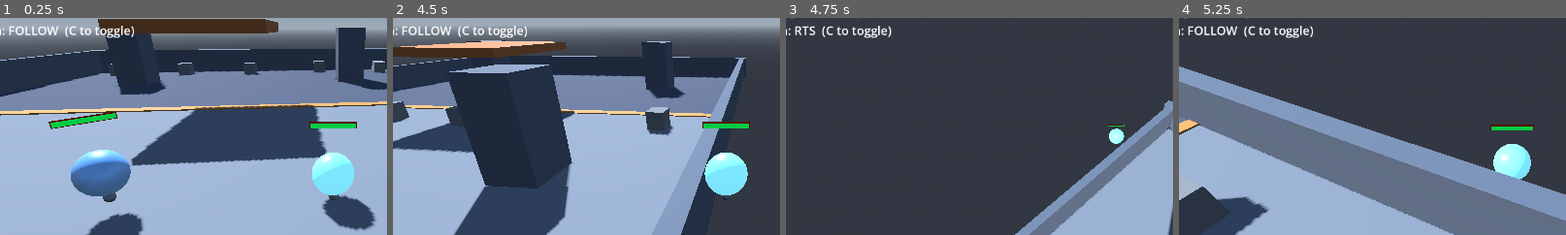
Above: before the commit, frames 1-4 (left to right).
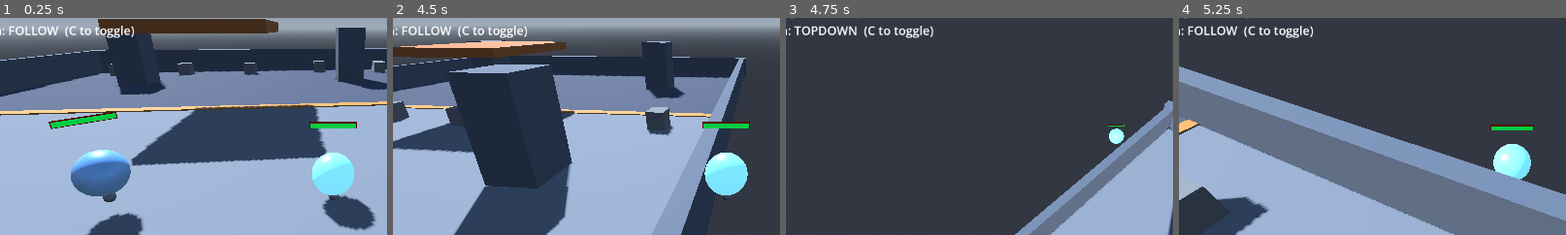
Above: after the commit, the same moments.

Repository: Thiiamas/Spheres
Game: Godot game, scene res://Main.tscn
Two runs of this game, one before a commit and one after it. Both use one fixed random seed, a clock stepped at 60 frames per second and the inputs below.
Inputs (mouse positions are % of the whole screen's width and height, from its top left):
- Up to frame 1 (0.25 s): no input
- Up to frame 2 (4.5 s): tap Enter (ui_accept) at 0.5 s; move the mouse to (55, 50) at 0.52 s; hold D (move_right) 0.53-1.28 s; tap A (attack) at 0.6 s; tap Space (jump) at 0.77, 1.52, 3.02, 3.77 s; tap Shift (boost) at 0.8, 1.35 s; move the mouse to (45, 50) at 1.27 s; hold S (move_back) 1.28-2.03 s; tap Down (cam_pan_down) at 1.55, 2.1 s; move the mouse to (52, 48) at 2.02 s; hold D (move_right) 2.03-3.53 s; tap Left (cam_pan_left) at 2.3, 2.85 s; move the mouse to (49, 52) at 2.77 s; tap Right (cam_pan_right) at 3.05, 3.6 s; move the mouse to (57, 51) at 3.52 s; hold Q (move_left) from 3.53 s (still down); tap Up (cam_pan_up) at 3.8, 4.35 s; move the mouse to (42, 49) at 4.27 s
- Up to frame 3 (4.75 s): keep holding Q (move_left); tap Space (jump) at 4.52 s; tap C (camera_toggle) at 4.55 s
- Up to frame 4 (5.25 s): move the mouse to (55, 50) at 5.02 s; release Q (move_left) at 5.03 s; hold S (move_back) from 5.03 s (still down); hold C (camera_toggle) from 5.03 s (still down); click (55, 50) at 5.17 s
The pictures show only the part of the screen within x 7-57%, y 23-73%; the shares and areas given below are measured in that part.

Frames 1-2 are identical in both runs. In frame 3, 1.1% of the frame differs, in the area x 2-39%, y 3-10%; in frame 4, nothing differs.

Commit message:
Phase 5.3: data-driven camera (SphereCamera -> CameraRig + CameraConfig .tres)
The camera no longer hardcodes a FOLLOW/RTS enum: it applies whatever
CameraConfig the possessed entity's Controllable exposes, and "camera_toggle"
(C) cycles the entity's configs. The two historical modes become data —
sphere_follow.tres and sphere_rts.tres, assigned on the SphereControllable of
Sphere.tscn and the TestScene ball. Wheel zoom stays rig state (seeded from
the first topdown config, then clamped) so it survives cycling and transfers,
matching the old export behaviour. Script renamed with its uid preserved.

Co-Authored-By: Claude Opus 4.8 <noreply@anthropic.com>

Diff:
--- a/AimStrategy.gd
+++ b/AimStrategy.gd
@@ -3,7 +3,7 @@
 
 ## Strategy pattern: turn the player's current pointing into a world-space aim
 ## point for the active sphere's attack. The concrete strategy depends on the
-## camera mode (chosen by SphereCamera): RTS uses the free mouse cursor, FOLLOW
+## camera mode (chosen by CameraRig): topdown uses the free mouse cursor, follow
 ## uses the screen centre because the mouse is captured for reactor aiming.
 ##
 ## Subclasses only decide *which screen point* to aim through; the screen→world
--- /dev/null
+++ b/CameraRig.gd
@@ -0,0 +1,234 @@
+extends Camera3D
+class_name CameraRig
+
+## The single scene camera, reconfigured per possessed entity (data-driven).
+## Behaviour comes from CameraConfig resources exposed by the possessed
+## entity's Controllable: index 0 is applied on possession and "camera_toggle"
+## (C / gamepad Select) cycles through the entity's configs.
+##
+## Modes (CameraConfig.mode):
+##   &"follow"  - smooth chase cam trailing the entity based on reactor yaw.
+##                Mouse is captured for aiming.
+##   &"topdown" - high, angled, StarCraft/LoL-style overhead view that follows
+##                the entity. The mouse is freed and used to aim the reactor;
+##                zoom with the mouse wheel. Free-panning is available via
+##                exports but off by default.
+##   &"fixed"   - the camera stays where it is and only looks at the entity.
+
+@export_group("Targets")
+@export var target: Node3D   ## The entity to follow / center on.
+@export var reactor: Reactor ## Source of orbit yaw in follow mode (spheres only).
+
+@export_group("Topdown behaviour")
+## Pan units/sec (scaled up when zoomed out). Only used when not following.
+@export var pan_speed: float = 22.0
+## Pixels from a screen edge that start scrolling.
+@export var edge_margin: float = 18.0
+## Mouse-edge panning. Off so the mouse only aims the reactor.
+@export var edge_scroll: bool = false
+## Snap focus to the entity when entering topdown.
+@export var recenter_on_enter: bool = true
+## Camera tracks the entity instead of free-panning.
+@export var follow_target: bool = true
+
+## The configuration currently applied (null until the first possession).
+var config: CameraConfig = null
+
+# Zoom is RIG state, not config state: the player's wheel zoom survives config
+# cycling and possession transfers (as it did when it was an export). It is
+# seeded from the first topdown config applied, then only clamped.
+var _zoom: float = -1.0
+# The ground point the topdown camera looks at.
+var _rts_focus: Vector3 = Vector3.ZERO
+const _ZOOM_REF: float = 18.0 # zoom at which pan_speed is unscaled
+
+# How the active entity's attack resolves "where the mouse points", swapped per
+# camera mode (Strategy pattern). See AimStrategy.
+var _aim_strategy: AimStrategy = ScreenCenterAim.new()
+
+# The possessed entity's contract — supplies the camera configs we cycle.
+var _active: Controllable = null
+
+
+func _ready() -> void:
+	# The possession layer asks us where the player is aiming (world_cursor)
+	# when it builds each frame's InputContext.
+	Consciousness.camera_rig = self
+
+	# Follow whichever entity the consciousness currently inhabits, and keep up
+	# as control transfers between entities.
+	Consciousness.active_changed.connect(_on_active_changed)
+	if Consciousness.active() != null:
+		_on_active_changed(Consciousness.active())
+
+	# Until an entity supplies a config (activation is deferred one frame),
+	# behave like a default chase cam.
+	if config == null:
+		apply_config(CameraConfig.new())
+
+
+## Retarget onto the newly possessed entity: track it, apply its camera config
+## and, when it's a sphere, read its reactor for orbit / cursor aiming and let
+## it know which camera drives its camera-relative rolling.
+func _on_active_changed(controllable: Controllable) -> void:
+	_active = controllable
+	target = controllable.entity as Node3D
+	var sphere := controllable.entity as SphereController
+	reactor = sphere.get_reactor() if sphere != null else null
+	if sphere != null:
+		sphere.bind_camera(self)
+
+	var cfg := controllable.get_camera_config()
+	apply_config(cfg if cfg != null else config)
+
+
+func _input(event: InputEvent) -> void:
+	if event.is_action_pressed("camera_toggle"):
+		# Cycle the possessed entity's camera configs (entities with a single
+		# config simply keep it).
+		if _active != null:
+			var cfg := _active.cycle_camera_config()
+			if cfg != null:
+				apply_config(cfg)
+		return
+
+	# Mouse-wheel zoom, topdown only.
+	if config != null and config.mode == &"topdown" \
+			and event is InputEventMouseButton and event.pressed:
+		if event.button_index == MOUSE_BUTTON_WHEEL_UP:
+			_zoom = clampf(_zoom - config.zoom_step, config.zoom_min, config.zoom_max)
+		elif event.button_index == MOUSE_BUTTON_WHEEL_DOWN:
+			_zoom = clampf(_zoom + config.zoom_step, config.zoom_min, config.zoom_max)
+
+
+## Reconfigure the rig from data. Follow captures the mouse (for aiming) and
+## lets the reactor read mouse/stick; anything else frees the mouse (cursor
+## aim) and hands reactor aim to us.
+func apply_config(cfg: CameraConfig) -> void:
+	if cfg == null:
+		return
+	config = cfg
+	fov = cfg.fov
+
+	var is_follow := cfg.mode == &"follow"
+	Input.mouse_mode = Input.MOUSE_MODE_CAPTURED if is_follow else Input.MOUSE_MODE_VISIBLE
+	if reactor != null:
+		reactor.external_aim = not is_follow
+	# Follow aims through the screen centre; the rest through the free cursor.
+	_aim_strategy = ScreenCenterAim.new() if is_follow else MouseCursorAim.new()
+
+	if cfg.mode == &"topdown":
+		if _zoom < 0.0:
+			_zoom = cfg.zoom # first topdown ever: seed from data
+		_zoom = clampf(_zoom, cfg.zoom_min, cfg.zoom_max)
+		if recenter_on_enter and target != null:
+			_rts_focus = target.global_position
+
+
+## Resolve where the active entity should shoot, based on the current mouse
+## pointing and camera mode. Delegated to the mode's AimStrategy.
+func get_aim_target(origin: Vector3) -> Vector3:
+	return _aim_strategy.resolve(self, origin)
+
+
+func _physics_process(delta: float) -> void:
+	if config == null or target == null or not is_instance_valid(target):
+		return
+	match config.mode:
+		&"follow":
+			_update_follow(delta)
+		&"topdown":
+			_update_topdown(delta)
+		&"fixed":
+			_update_fixed()
+
+
+## The horizontal yaw the player is "looking along" in the current mode. The
+## sphere controller uses this so ground movement is camera-relative the same
+## way in every mode: follow trails the reactor aim, topdown uses its fixed
+## compass yaw.
+func get_view_yaw() -> float:
+	if config != null and config.mode == &"topdown":
+		return config.yaw
+	return reactor.yaw if reactor else 0.0
+
+
+func _update_follow(delta: float) -> void:
+	var aim_yaw := reactor.yaw if reactor else 0.0
+	var offset := Basis(Vector3.UP, deg_to_rad(aim_yaw)) \
+		* Vector3(0.0, config.height, config.follow_distance)
+	var desired := target.global_position + offset
+
+	var t := 1.0 - exp(-config.follow_speed * delta)
+	global_position = global_position.lerp(desired, t)
+	look_at(target.global_position + Vector3.UP * config.look_height, Vector3.UP)
+
+
+func _update_topdown(delta: float) -> void:
+	if follow_target:
+		_rts_focus = _rts_focus.lerp(target.global_position, 1.0 - exp(-4.0 * delta))
+	else:
+		_apply_pan(delta)
+
+	# Place the camera up-and-back from the focus point at the configured tilt.
+	var p := deg_to_rad(config.pitch)
+	var flat := cos(p) * _zoom # horizontal distance from focus
+	var up := sin(p) * _zoom   # height above focus
+	var offset := Basis(Vector3.UP, deg_to_rad(config.yaw)) * Vector3(0.0, up, flat)
+
+	global_position = _rts_focus + offset
+	look_at(_rts_focus, Vector3.UP)
+
+	_aim_reactor_at_cursor()
+
+
+## Fixed camera: stay put, keep the entity in view.
+func _update_fixed() -> void:
+	look_at(target.global_position + Vector3.UP * config.look_height, Vector3.UP)
+
+
+## Project the mouse cursor onto a horizontal plane at the entity's height and
+## point the reactor toward it, so boosting flies the ball toward the cursor.
+func _aim_reactor_at_cursor() -> void:
+	if reactor == null:
+		return
+	var view_size := get_viewport().get_visible_rect().size
+	var m := get_viewport().get_mouse_position()
+	if m.x < 0.0 or m.y < 0.0 or m.x > view_size.x or m.y > view_size.y:
+		return # cursor outside the window; keep last aim
+
+	var ray_from := project_ray_origin(m)
+	var ray_dir := project_ray_normal(m)
+	var ground := Plane(Vector3.UP, target.global_position.y)
+	var hit = ground.intersects_ray(ray_from, ray_dir)
+	if hit != null:
+		reactor.aim_toward(hit)
+
+
+func _apply_pan(delta: float) -> void:
+	var pan := Vector2(
+		Input.get_axis("cam_pan_left", "cam_pan_right"),
+		Input.get_axis("cam_pan_up", "cam_pan_down")
+	)
+
+	if edge_scroll and Input.mouse_mode == Input.MOUSE_MODE_VISIBLE:
+		var view_size := get_viewport().get_visible_rect().size
+		var m := get_viewport().get_mouse_position()
+		# Only react when the cursor is actually inside the window.
+		if m.x >= 0.0 and m.y >= 0.0 and m.x <= view_size.x and m.y <= view_size.y:
+			if m.x < edge_margin:
+				pan.x -= 1.0
+			elif m.x > view_size.x - edge_margin:
+				pan.x += 1.0
+			if m.y < edge_margin:
+				pan.y -= 1.0
+			elif m.y > view_size.y - edge_margin:
+				pan.y += 1.0
+
+	if pan == Vector2.ZERO:
+		return
+
+	pan = pan.limit_length(1.0)
+	# Pan in the camera's compass plane; move faster when zoomed further out.
+	var move := Basis(Vector3.UP, deg_to_rad(config.yaw)) * Vector3(pan.x, 0.0, pan.y)
+	_rts_focus += move * pan_speed * (_zoom / _ZOOM_REF) * delta
--- a/Consciousness.gd
+++ b/Consciousness.gd
@@ -19,8 +19,9 @@
 var entities: Array[Controllable] = []
 var current_index: int = 0
 
-## The camera that resolves "where is the player aiming" (world_cursor).
-## Registers itself in its _ready. Untyped: SphereCamera today, CameraRig later.
+## The camera (CameraRig) that resolves "where is the player aiming"
+## (world_cursor). Registers itself in its _ready. Kept untyped so this
+## autoload has no hard dependency on the rig's class.
 var camera_rig = null
 
 ## The InputContext pushed to the active entity this frame (null when nothing
--- a/HUD.gd
+++ b/HUD.gd
@@ -5,7 +5,7 @@
 
 @export var ball: SphereController
 @export var reactor: Reactor
-@export var camera: SphereCamera
+@export var camera: CameraRig
 
 
 func _ready() -> void:
@@ -51,8 +51,7 @@
 	lines.append("Speed: %.1f m/s" % ball.linear_velocity.length())
 	if reactor != null:
 		lines.append("Reactor yaw: %.0f°  pitch: %.0f°" % [reactor.yaw, reactor.pitch])
-	if camera != null:
-		var cam_mode: String = SphereCamera.Mode.keys()[camera.mode]
-		lines.append("Camera: %s  (C to toggle)" % cam_mode)
+	if camera != null and camera.config != null:
+		lines.append("Camera: %s  (C to toggle)" % String(camera.config.mode).to_upper())
 
 	text = "\n".join(lines)
--- a/Main.tscn
+++ b/Main.tscn
@@ -1,6 +1,6 @@
 [gd_scene format=3 uid="uid://b8mq2x1n3p7ya"]
 
-[ext_resource type="Script" uid="uid://du2qpi72se1or" path="res://SphereCamera.gd" id="1_cam"]
+[ext_resource type="Script" uid="uid://du2qpi72se1or" path="res://CameraRig.gd" id="1_cam"]
 [ext_resource type="Script" uid="uid://kvu8t082hllc" path="res://HUD.gd" id="2_hud"]
 [ext_resource type="PackedScene" path="res://Sphere.tscn" id="3_sphere"]
 [ext_resource type="Script" uid="uid://bugoh03uevsyt" path="res://Main.gd" id="4_main"]
@@ -218,7 +218,7 @@
 
 [node name="Enemies" type="Node3D" parent="." unique_id=968899864]
 
-[node name="SphereCamera" type="Camera3D" parent="." unique_id=1861026911]
+[node name="CameraRig" type="Camera3D" parent="." unique_id=1861026911]
 transform = Transform3D(1, 0, 0, 0, 1, 0, 0, 0, 1, -0.6273756, 4.354389, -14.303755)
 script = ExtResource("1_cam")
 
@@ -231,7 +231,7 @@
 offset_bottom = 160.0
 theme_override_font_sizes/font_size = 18
 script = ExtResource("2_hud")
-camera = NodePath("../../SphereCamera")
+camera = NodePath("../../CameraRig")
 
 [node name="UI" type="CanvasLayer" parent="." unique_id=901470208]
 
--- a/Sphere.tscn
+++ b/Sphere.tscn
@@ -1,7 +1,10 @@
-[gd_scene load_steps=21 format=3]
+[gd_scene load_steps=24 format=3]
 
 [ext_resource type="Script" uid="uid://bbve772w8ey0t" path="res://SphereController.gd" id="1_ctrl"]
 [ext_resource type="Script" path="res://SphereControllable.gd" id="7_possess"]
+[ext_resource type="Script" uid="uid://btf42jnq5hi48" path="res://CameraConfig.gd" id="8_camcfg"]
+[ext_resource type="Resource" path="res://sphere_follow.tres" id="9_cfg_follow"]
+[ext_resource type="Resource" path="res://sphere_rts.tres" id="10_cfg_rts"]
 [ext_resource type="Script" uid="uid://dnopq63lncmyw" path="res://Reactor.gd" id="2_react"]
 [ext_resource type="Script" path="res://HPBar3D.gd" id="3_hpbar"]
 [ext_resource type="PackedScene" path="res://Projectile.tscn" id="4_proj"]
@@ -120,3 +123,4 @@
 
 [node name="Controllable" type="Node" parent="."]
 script = ExtResource("7_possess")
+camera_configs = Array[ExtResource("8_camcfg")]([ExtResource("9_cfg_follow"), ExtResource("10_cfg_rts")])
--- a/SphereCamera.gd
+++ /dev/null
@@ -1,209 +0,0 @@
-extends Camera3D
-class_name SphereCamera
-
-## Two-mode camera.
-##
-##   FOLLOW - smooth chase cam that trails behind the ball based on reactor yaw
-##            (the original behaviour). Mouse is captured for aiming.
-##   RTS    - high, angled, StarCraft/LoL-style overhead view that follows the
-##            ball. The mouse is freed and used only to aim the reactor (boost
-##            flies toward the cursor); zoom with the mouse wheel. Free-panning
-##            with arrow keys / edge-scroll is available via exports but off by
-##            default so the mouse never moves the camera.
-##
-## Toggle modes with the "camera_toggle" action (C / gamepad Select).
-
-enum Mode { FOLLOW, RTS }
-
-@export var mode: Mode = Mode.FOLLOW
-
-@export_group("Targets")
-@export var target: Node3D   ## The ball to follow / center on.
-@export var reactor: Reactor ## Source of orbit yaw in FOLLOW mode.
-
-@export_group("Follow Mode")
-@export var distance: float = 6.0
-@export var height: float = 3.0
-@export var look_height: float = 1.0
-@export var follow_speed: float = 8.0
-
-@export_group("RTS Mode")
-@export var rts_pitch: float = 55.0       ## Downward tilt in degrees.
-@export var rts_yaw: float = 45.0         ## Fixed compass yaw in degrees.
-@export var rts_zoom: float = 18.0        ## Current distance from the focus point.
-@export var rts_zoom_min: float = 8.0
-@export var rts_zoom_max: float = 45.0
-@export var rts_zoom_step: float = 2.5
-@export var rts_pan_speed: float = 22.0   ## Pan units/sec (scaled up when zoomed out). Only used when not following.
-@export var rts_edge_margin: float = 18.0 ## Pixels from a screen edge that start scrolling.
-@export var rts_edge_scroll: bool = false ## Mouse-edge panning. Off so the mouse only aims the reactor.
-@export var rts_recenter_on_enter: bool = true ## Snap focus to the ball when entering RTS.
-@export var rts_follow_target: bool = true     ## Camera tracks the ball instead of free-panning.
-
-# The ground point the RTS camera looks at.
-var _rts_focus: Vector3 = Vector3.ZERO
-const _RTS_ZOOM_REF: float = 18.0 # zoom at which pan_speed is unscaled
-
-# How the active sphere's attack resolves "where the mouse points", swapped per
-# camera mode (Strategy pattern). See AimStrategy.
-var _aim_strategy: AimStrategy = ScreenCenterAim.new()
-
-
-func _ready() -> void:
-	_apply_mode_state()
-
-	# The possession layer asks us where the player is aiming (world_cursor)
-	# when it builds each frame's InputContext.
-	Consciousness.camera_rig = self
-
-	# Follow whichever entity the consciousness currently inhabits, and keep up
-	# as control transfers between entities.
-	Consciousness.active_changed.connect(_on_active_changed)
-	if Consciousness.active() != null:
-		_on_active_changed(Consciousness.active())
-
-
-## Retarget onto the newly possessed entity: track it and, when it's a sphere,
-## read its reactor for orbit / RTS aiming and let it know which camera drives
-## its camera-relative rolling. Non-sphere entities are simply tracked.
-func _on_active_changed(controllable: Controllable) -> void:
-	target = controllable.entity as Node3D
-	var sphere := controllable.entity as SphereController
-	reactor = sphere.get_reactor() if sphere != null else null
-	if sphere != null:
-		sphere.bind_camera(self)
-	if mode == Mode.RTS and rts_recenter_on_enter and target != null:
-		_rts_focus = target.global_position
-	_apply_mode_state() # re-point mouse capture / external_aim at the new reactor
-
-
-func _input(event: InputEvent) -> void:
-	if event.is_action_pressed("camera_toggle"):
-		_set_mode(Mode.RTS if mode == Mode.FOLLOW else Mode.FOLLOW)
-		return
-
-	# Mouse-wheel zoom, RTS only.
-	if mode == Mode.RTS and event is InputEventMouseButton and event.pressed:
-		if event.button_index == MOUSE_BUTTON_WHEEL_UP:
-			rts_zoom = clampf(rts_zoom - rts_zoom_step, rts_zoom_min, rts_zoom_max)
-		elif event.button_index == MOUSE_BUTTON_WHEEL_DOWN:
-			rts_zoom = clampf(rts_zoom + rts_zoom_step, rts_zoom_min, rts_zoom_max)
-
-
-func _set_mode(new_mode: Mode) -> void:
-	mode = new_mode
-	if mode == Mode.RTS and rts_recenter_on_enter and target != null:
-		_rts_focus = target.global_position
-	_apply_mode_state()
-
-
-## FOLLOW captures the mouse (for aiming) and lets the reactor read mouse/stick.
-## RTS frees the mouse (edge scroll / cursor aim) and hands reactor aim to us.
-func _apply_mode_state() -> void:
-	Input.mouse_mode = Input.MOUSE_MODE_CAPTURED if mode == Mode.FOLLOW else Input.MOUSE_MODE_VISIBLE
-	if reactor != null:
-		reactor.external_aim = mode == Mode.RTS
-	# RTS aims through the free cursor; FOLLOW through the screen centre.
-	_aim_strategy = MouseCursorAim.new() if mode == Mode.RTS else ScreenCenterAim.new()
-
-
-## Resolve where the active sphere should shoot, based on the current mouse
-## pointing and camera mode. Delegated to the mode's AimStrategy.
-func get_aim_target(origin: Vector3) -> Vector3:
-	return _aim_strategy.resolve(self, origin)
-
-
-func _physics_process(delta: float) -> void:
-	if target == null or not is_instance_valid(target):
-		return
-	match mode:
-		Mode.FOLLOW:
-			_update_follow(delta)
-		Mode.RTS:
-			_update_rts(delta)
-
-
-## The horizontal yaw the player is "looking along" in the current mode. The
-## controller uses this so ground movement is camera-relative the same way in
-## both modes: FOLLOW trails the reactor aim, RTS uses its fixed compass yaw.
-func get_view_yaw() -> float:
-	match mode:
-		Mode.RTS:
-			return rts_yaw
-		_:
-			return reactor.yaw if reactor else 0.0
-
-
-func _update_follow(delta: float) -> void:
-	var aim_yaw := reactor.yaw if reactor else 0.0
-	var offset := Basis(Vector3.UP, deg_to_rad(aim_yaw)) * Vector3(0.0, height, distance)
-	var desired := target.global_position + offset
-
-	var t := 1.0 - exp(-follow_speed * delta)
-	global_position = global_position.lerp(desired, t)
-	look_at(target.global_position + Vector3.UP * look_height, Vector3.UP)
-
-
-func _update_rts(delta: float) -> void:
-	if rts_follow_target:
-		_rts_focus = _rts_focus.lerp(target.global_position, 1.0 - exp(-4.0 * delta))
-	else:
-		_apply_pan(delta)
-
-	# Place the camera up-and-back from the focus point at the configured tilt.
-	var p := deg_to_rad(rts_pitch)
-	var flat := cos(p) * rts_zoom # horizontal distance from focus
-	var up := sin(p) * rts_zoom   # height above focus
-	var offset := Basis(Vector3.UP, deg_to_rad(rts_yaw)) * Vector3(0.0, up, flat)
-
-	global_position = _rts_focus + offset
-	look_at(_rts_focus, Vector3.UP)
-
-	_aim_reactor_at_cursor()
-
-
-## Project the mouse cursor onto a horizontal plane at the ball's height and
-## point the reactor toward it, so boosting flies the ball toward the cursor.
-func _aim_reactor_at_cursor() -> void:
-	if reactor == null:
-		return
-	var view_size := get_viewport().get_visible_rect().size
-	var m := get_viewport().get_mouse_position()
-	if m.x < 0.0 or m.y < 0.0 or m.x > view_size.x or m.y > view_size.y:
-		return # cursor outside the window; keep last aim
-
-	var ray_from := project_ray_origin(m)
-	var ray_dir := project_ray_normal(m)
-	var ground := Plane(Vector3.UP, target.global_position.y)
-	var hit = ground.intersects_ray(ray_from, ray_dir)
-	if hit != null:
-		reactor.aim_toward(hit)
-
-
-func _apply_pan(delta: float) -> void:
-	var pan := Vector2(
-		Input.get_axis("cam_pan_left", "cam_pan_right"),
-		Input.get_axis("cam_pan_up", "cam_pan_down")
-	)
-
-	if rts_edge_scroll and Input.mouse_mode == Input.MOUSE_MODE_VISIBLE:
-		var view_size := get_viewport().get_visible_rect().size
-		var m := get_viewport().get_mouse_position()
-		# Only react when the cursor is actually inside the window.
-		if m.x >= 0.0 and m.y >= 0.0 and m.x <= view_size.x and m.y <= view_size.y:
-			if m.x < rts_edge_margin:
-				pan.x -= 1.0
-			elif m.x > view_size.x - rts_edge_margin:
-				pan.x += 1.0
-			if m.y < rts_edge_margin:
-				pan.y -= 1.0
-			elif m.y > view_size.y - rts_edge_margin:
-				pan.y += 1.0
-
-	if pan == Vector2.ZERO:
-		return
-
-	pan = pan.limit_length(1.0)
-	# Pan in the camera's compass plane; move faster when zoomed further out.
-	var move := Basis(Vector3.UP, deg_to_rad(rts_yaw)) * Vector3(pan.x, 0.0, pan.y)
-	_rts_focus += move * rts_pan_speed * (rts_zoom / _RTS_ZOOM_REF) * delta
--- a/SphereController.gd
+++ b/SphereController.gd
@@ -96,7 +96,7 @@
 
 @export_group("References")
 @export var reactor: Reactor
-@export var camera: SphereCamera ## Provides the view yaw so roll matches the active camera mode.
+@export var camera: CameraRig ## Provides the view yaw so roll matches the active camera mode.
 @export var boost_particles: GPUParticles3D ## Optional; emits while FLYING.
 
 ## Current locomotion phase (GROUNDED / AIRBORNE / FLYING).
@@ -243,7 +243,7 @@
 
 
 ## Let the shared camera point this controller at the right view yaw.
-func bind_camera(cam: SphereCamera) -> void:
+func bind_camera(cam: CameraRig) -> void:
 	camera = cam
 
 
--- a/TestScene.tscn
+++ b/TestScene.tscn
@@ -2,9 +2,12 @@
 
 [ext_resource type="Script" uid="uid://bbve772w8ey0t" path="res://SphereController.gd" id="1_ctrl"]
 [ext_resource type="Script" uid="uid://dnopq63lncmyw" path="res://Reactor.gd" id="2_react"]
-[ext_resource type="Script" uid="uid://du2qpi72se1or" path="res://SphereCamera.gd" id="3_cam"]
+[ext_resource type="Script" uid="uid://du2qpi72se1or" path="res://CameraRig.gd" id="3_cam"]
 [ext_resource type="Script" uid="uid://kvu8t082hllc" path="res://HUD.gd" id="4_hud"]
 [ext_resource type="Script" path="res://SphereControllable.gd" id="5_possess"]
+[ext_resource type="Script" uid="uid://btf42jnq5hi48" path="res://CameraConfig.gd" id="6_camcfg"]
+[ext_resource type="Resource" path="res://sphere_follow.tres" id="7_cfg_follow"]
+[ext_resource type="Resource" path="res://sphere_rts.tres" id="8_cfg_rts"]
 
 [sub_resource type="QuadMesh" id="QuadMesh_pn5b2"]
 size = Vector2(40, 40)
@@ -136,7 +139,7 @@
 boost_force = 12.0
 ball_mesh = NodePath("MeshInstance3D")
 reactor = NodePath("Reactor")
-camera = NodePath("../SphereCamera")
+camera = NodePath("../CameraRig")
 boost_particles = NodePath("Reactor/BoostParticles")
 
 [node name="MeshInstance3D" type="MeshInstance3D" parent="Ball" unique_id=325672466]
@@ -163,8 +166,9 @@
 
 [node name="Controllable" type="Node" parent="Ball"]
 script = ExtResource("5_possess")
-
-[node name="SphereCamera" type="Camera3D" parent="." unique_id=1511247494 node_paths=PackedStringArray("target", "reactor")]
+camera_configs = Array[ExtResource("6_camcfg")]([ExtResource("7_cfg_follow"), ExtResource("8_cfg_rts")])
+
+[node name="CameraRig" type="Camera3D" parent="." unique_id=1511247494 node_paths=PackedStringArray("target", "reactor")]
 transform = Transform3D(1, 0, 0, 0, 1, 0, 0, 0, 1, 0, 3, 6)
 script = ExtResource("3_cam")
 target = NodePath("../Ball")
@@ -291,4 +295,4 @@
 script = ExtResource("4_hud")
 ball = NodePath("../../Ball")
 reactor = NodePath("../../Ball/Reactor")
-camera = NodePath("../../SphereCamera")
+camera = NodePath("../../CameraRig")
--- /dev/null
+++ b/sphere_follow.tres
@@ -0,0 +1,13 @@
+[gd_resource type="Resource" script_class="CameraConfig" load_steps=2 format=3]
+
+[ext_resource type="Script" uid="uid://btf42jnq5hi48" path="res://CameraConfig.gd" id="1_cfg"]
+
+[resource]
+resource_name = "sphere_follow"
+script = ExtResource("1_cfg")
+mode = &"follow"
+follow_distance = 6.0
+height = 3.0
+look_height = 1.0
+follow_speed = 8.0
+fov = 75.0
--- /dev/null
+++ b/sphere_rts.tres
@@ -0,0 +1,15 @@
+[gd_resource type="Resource" script_class="CameraConfig" load_steps=2 format=3]
+
+[ext_resource type="Script" uid="uid://btf42jnq5hi48" path="res://CameraConfig.gd" id="1_cfg"]
+
+[resource]
+resource_name = "sphere_rts"
+script = ExtResource("1_cfg")
+mode = &"topdown"
+pitch = 55.0
+yaw = 45.0
+zoom = 18.0
+zoom_min = 8.0
+zoom_max = 45.0
+zoom_step = 2.5
+fov = 75.0
Renamed: SphereCamera.gd.uid -> CameraRig.gd.uid
